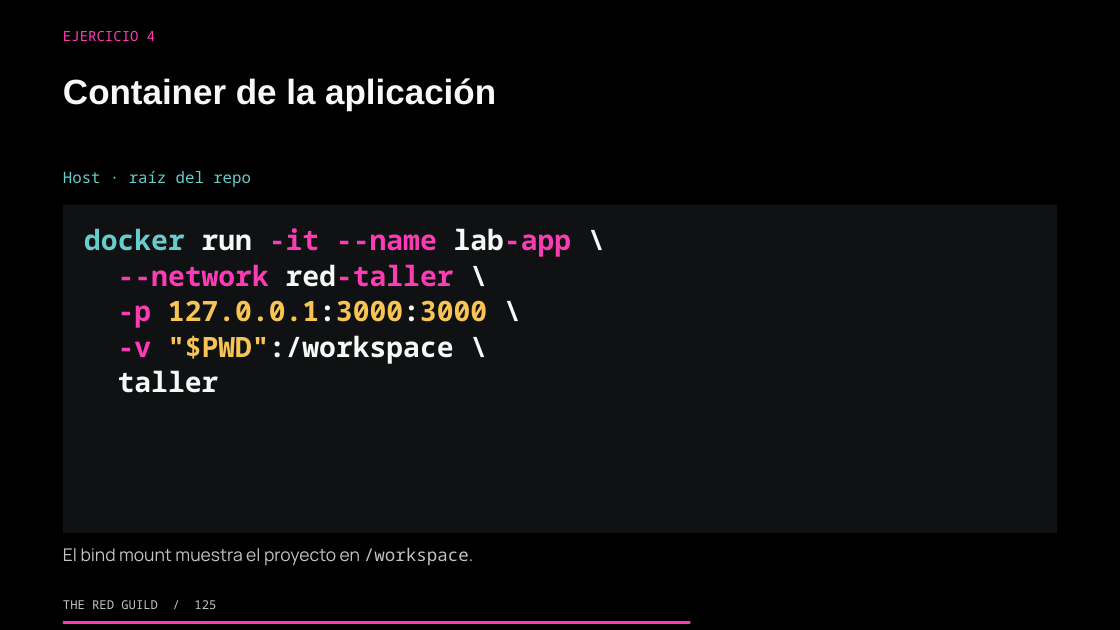
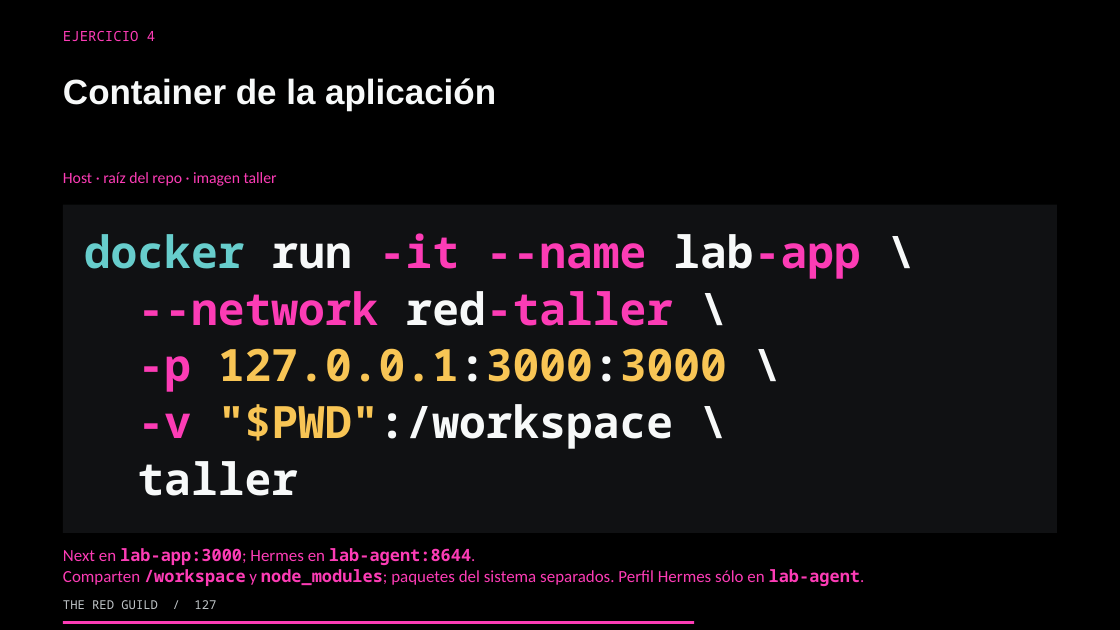
Before and after one commit to theredguild/github-ai-automation-lab, a slide deck: slide 127 of slides/workshop.pptx (slide 125 before the commit). Drawn at 1120x630 pixels with LibreOffice and Linux fonts; fonts in the diff are those of the drawing. Boxes give left, top, right and bottom in pixels: in the first picture for what was removed or moved away, otherwise in the second. Text is boxed around its words. In the diff, an @@ line names an element or a change of style, - is before the commit and + after.

```diff
--- a/slides/workshop.pptx
+++ b/slides/workshop.pptx
@@ text at (63,172,277,186): text changed; font Noto Sans Mono to Calibri; text colour #67CDCC to #FC3CB5 @@
-Host · raíz del repo
+Host · raíz del repo · imagen taller
@@ text "docker run -it --name lab-app ..." at (84,233,860,496): size 24 to 38.2 pt @@
@@ text at (63,548,865,586): text changed; size 15 to 14.5 pt; font Manrope to Calibri; text colour #BFC4C7 to #FC3CB5 @@
-El bind mount muestra el proyecto en /workspace.
+Next en lab-app:3000; Hermes en lab-agent:8644.
+Comparten /workspace y node_modules; paquetes del sistema separados. Perfil Hermes sólo en lab-agent.
@@ text at (63,600,216,609): text changed @@
-THE RED GUILD / 125
+THE RED GUILD / 127
```
Also in this commit, not shown: 197 other slides changed, 2 slides added, 1 other file.
